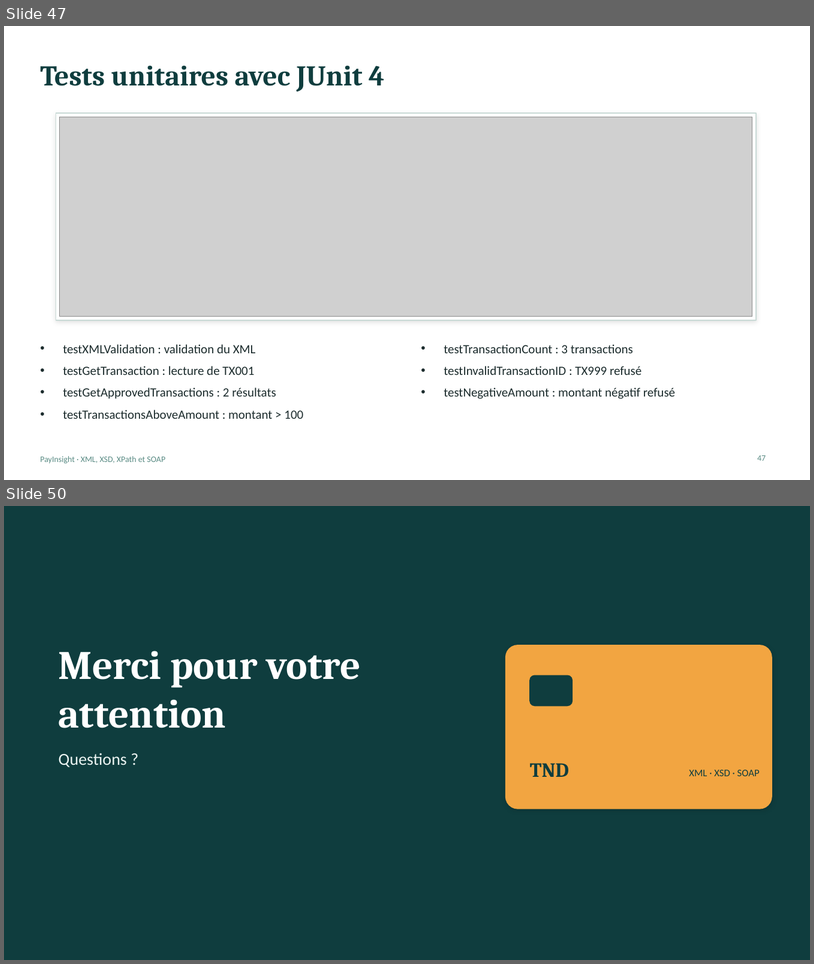
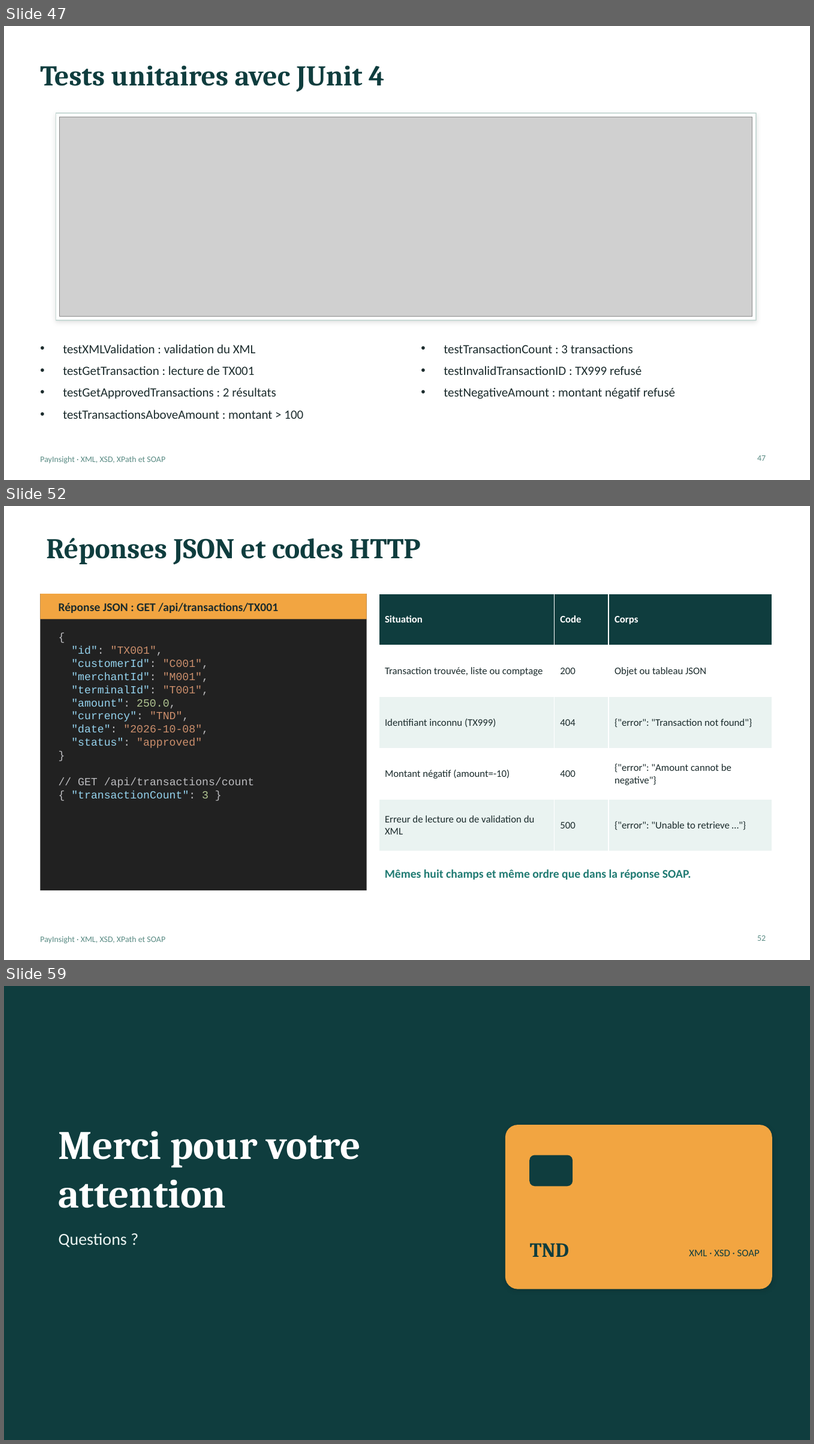
Before and after one commit to bouassidachayma/PayInsight, a slide deck: PayInsight_Presentation.pptx. Shown one above the other, each under a label of ours: slides 47 and 50 before the commit, slides 47, 52 and 59 after it; the slides between them are not shown. The pictures are 814x964 and 814x1444 pixels, drawn with LibreOffice and Linux fonts; fonts in the diff are those of the drawing; grey boxes stand for pictures. Boxes give left, top, right and bottom in pixels: in the first picture for what was removed or moved away, otherwise in the second. Text is boxed around its words. In the diff, an @@ line names an element or a change of style, - is before the commit and + after.

Commit message:
Integrate REST API with Jersey and add input validation

```diff
--- a/PayInsight_Presentation.pptx
+++ b/PayInsight_Presentation.pptx
@@ slide 52 added at (x1=4, y1=506, x2=810, y2=960), background #FFFFFF; not listed: 1 template element that a slide beside it also shows @@
@@ title added at (x1=46, y1=538, x2=420, y2=565), 34 pt, text #0F3D3E, bold @@
+Réponses JSON et codes HTTP
@@ rectangle added at (x1=40, y1=594, x2=367, y2=890), fill #212121 @@
@@ rectangle added at (x1=40, y1=594, x2=367, y2=619), fill #F2A541 @@
@@ table added at (x1=379, y1=594, x2=772, y2=851), 5 rows, 3 columns @@
+Situation | Code | Corps
+Transaction trouvée, liste ou comptage | 200 | Objet ou tableau JSON
+Identifiant inconnu (TX999) | 404 | {"error": "Transaction not found"}
+Montant négatif (amount=-10) | 400 | {"error": "Amount cannot be negative"}
+Erreur de lecture ou de validation du XML | 500 | {"error": "Unable to retrieve …"}
@@ text added at (x1=59, y1=603, x2=278, y2=613), 14 pt, text #1B2B2C, bold @@
+Réponse JSON : GET /api/transactions/TX001
@@ text added at (x1=71, y1=646, x2=255, y2=798), 13 pt, text #94D2ED @@
+{
+"id": "TX001",
+"customerId": "C001",
+"merchantId": "M001",
+"terminalId": "T001",
+"amount": 250.0,
+"currency": "TND",
+"date": "2026-10-08",
+"status": "approved"
+}
+// GET /api/transactions/count
+{ "transactionCount": 3 }
@@ text added at (x1=385, y1=869, x2=692, y2=879), 14 pt, text #1F7A72, bold @@
+Mêmes huit champs et même ordre que dans la réponse SOAP.
@@ page number added at (x1=758, y1=935, x2=766, y2=940), 10 pt, text #5B8C85 @@
+52
@@ what was slide 50 is now slide 59 @@
```
Also in this commit, not shown: 11 slides changed, 8 other slides added.
